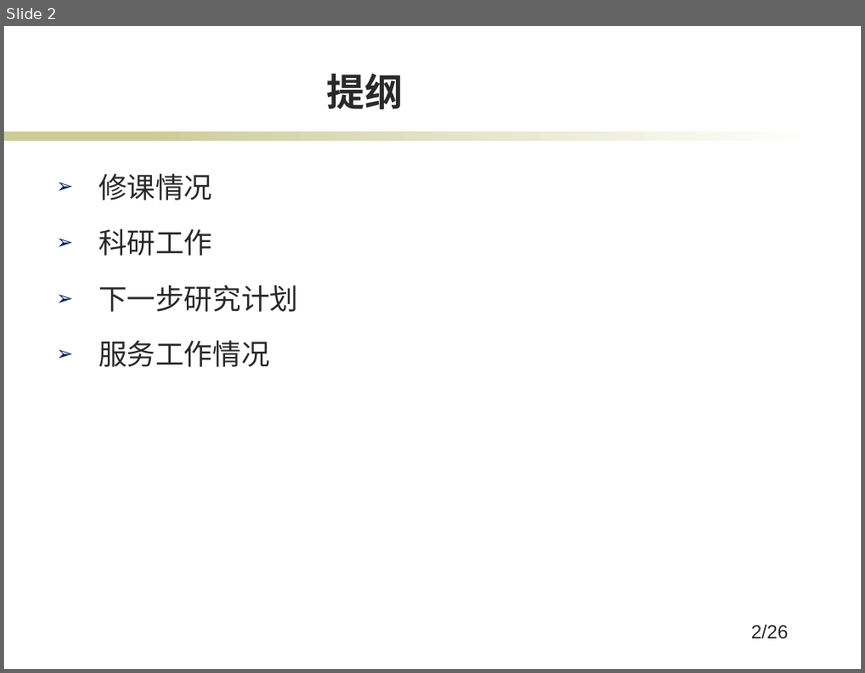
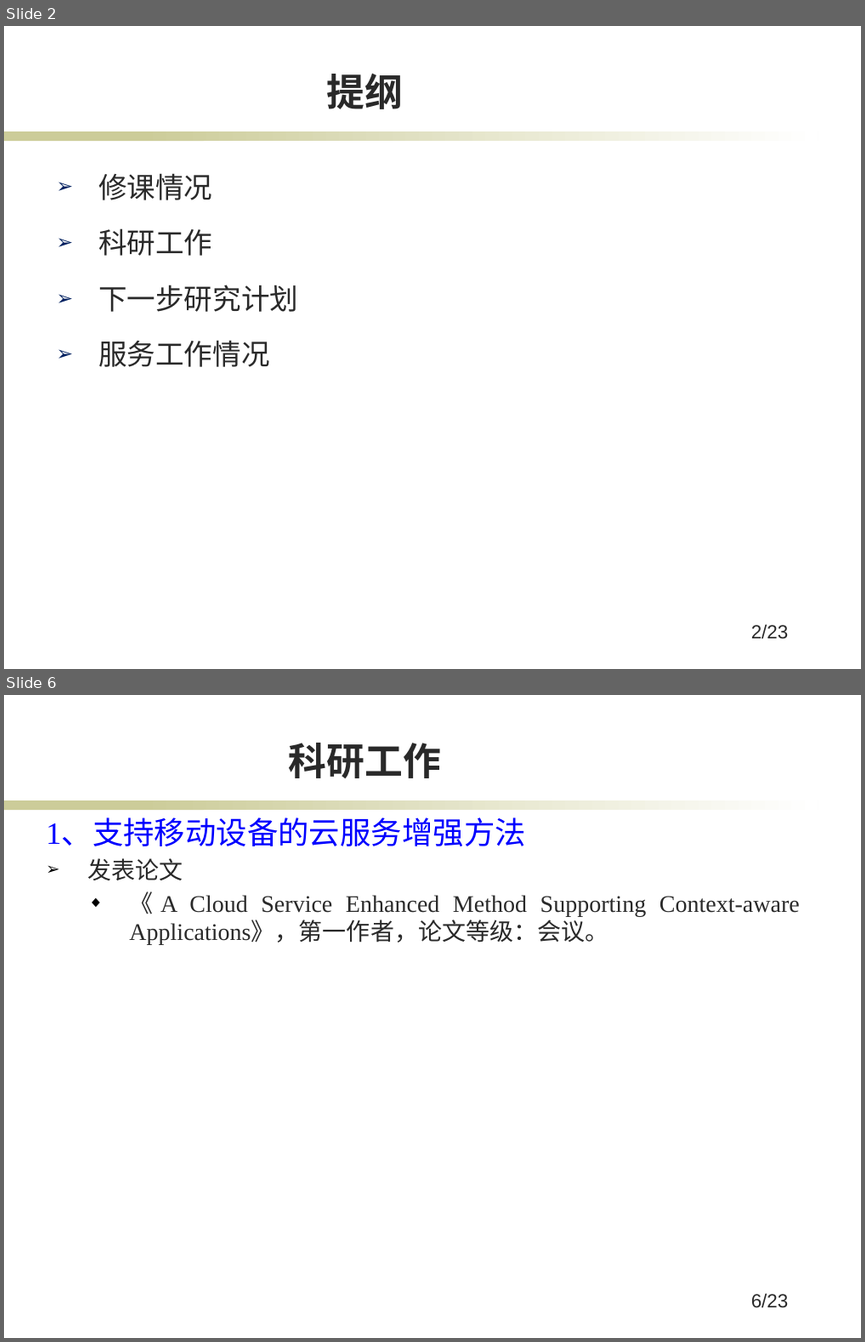
Before and after one commit to jkfhklh/papers-reading, a slide deck: 中期考核2018/B14.pptx. Shown one above the other, each under a label of ours: slide 2 before the commit, slides 2 and 6 after it; the slides between them are not shown. The pictures are 865x673 and 865x1342 pixels, drawn with LibreOffice and Linux fonts; fonts in the diff are those of the drawing; background and template pictures are left out. Boxes give left, top, right and bottom in pixels: in the first picture for what was removed or moved away, otherwise in the second. Text is boxed around its words. In the diff, an @@ line names an element or a change of style, - is before the commit and + after.

```diff
--- a/中期考核2018/B14.pptx
+++ b/中期考核2018/B14.pptx
@@ slide 6 added at [4,695,861,1338], background #FFFFFF; not listed: 2 template elements that a slide beside it also shows @@
@@ title added at [289,743,441,778], 32 pt, text #292929, bold @@
+科研工作
@@ text added at [46,820,800,945], 20 pt, text #292929 @@
+1、支持移动设备的云服务增强方法
+➢ 发表论文
+  ◆ 《A Cloud Service Enhanced Method Supporting Context-aware Applications》，第一作者，论文等级：会议。
@@ page number added at [751,1293,788,1308], 16 pt, text #292929 @@
+6/23
@@ page number at [751,624,788,639]: text changed @@
-2/26
+2/23
```
Also in this commit, not shown: 3 slides changed, 18 other slides added, 6 slides removed.
